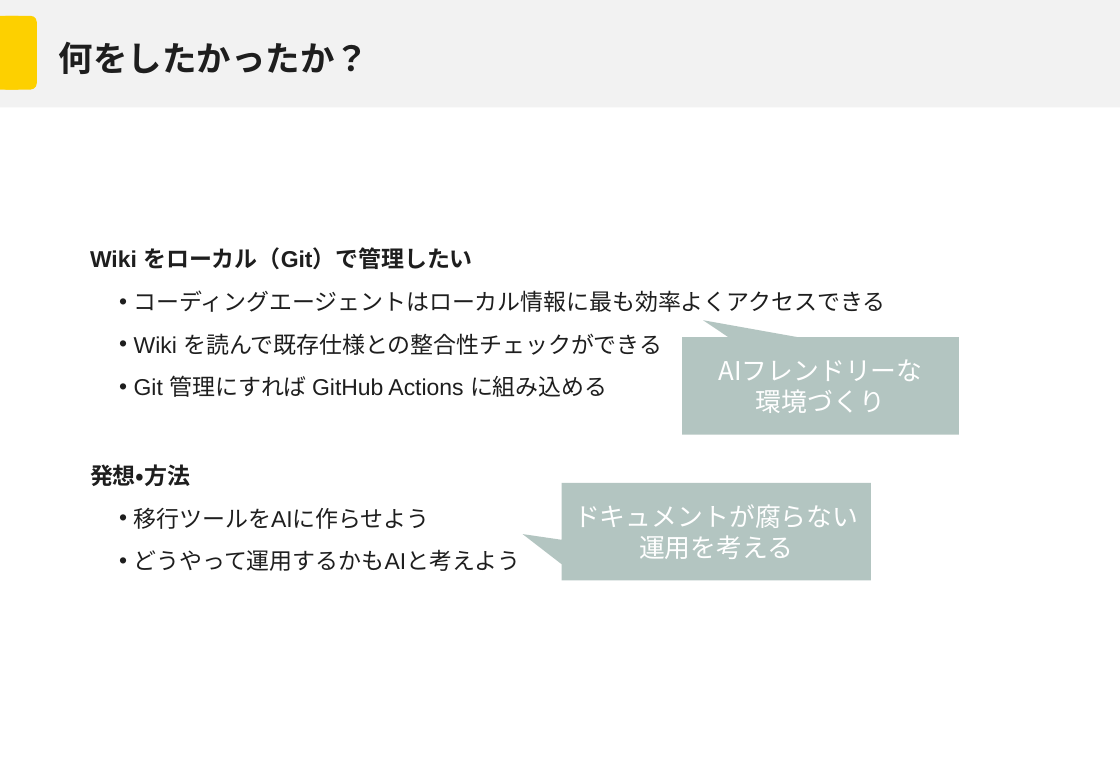
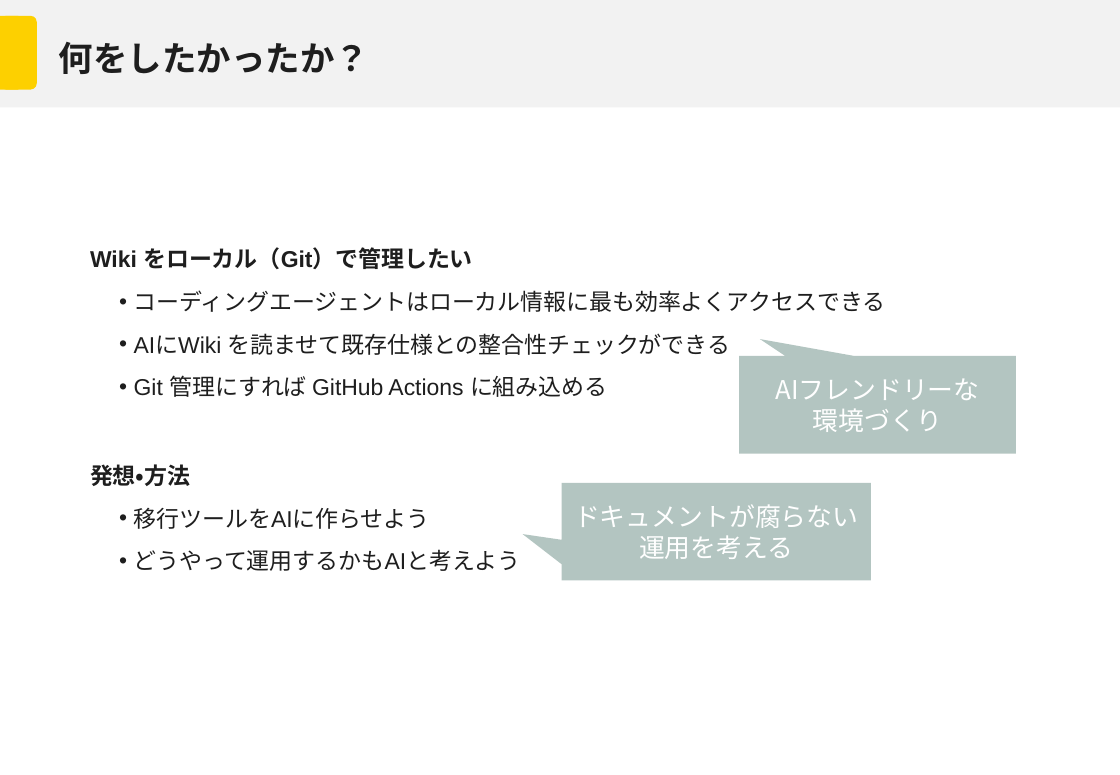
Before and after one commit to Mori-Taiki/Presentation, a slide deck: slide 5 of TechMeeting202604/techmeeting20260406.pptx. Drawn at 1120x775 pixels with LibreOffice and Linux fonts; fonts in the diff are those of the drawing; background and template pictures are left out. Boxes give left, top, right and bottom in pixels: in the first picture for what was removed or moved away, otherwise in the second. Text is boxed around its words. In the diff, an @@ line names an element or a change of style, - is before the commit and + after.

```diff
--- a/TechMeeting202604/techmeeting20260406.pptx
+++ b/TechMeeting202604/techmeeting20260406.pptx
@@ text at [134, 333, 730, 355]: text changed @@
-  • Wiki を読んで既存仕様との整合性チェックができる
+  • AIにWiki を読ませて既存仕様との整合性チェックができる
@@ speech box "AIフレンドリーな": place and size @@
-speech box "AIフレンドリーな" at [683, 337, 960, 434]
+speech box "AIフレンドリーな" at [739, 357, 1017, 454]
```
Also in this commit, not shown: 4 other slides changed, 1 slide added.
